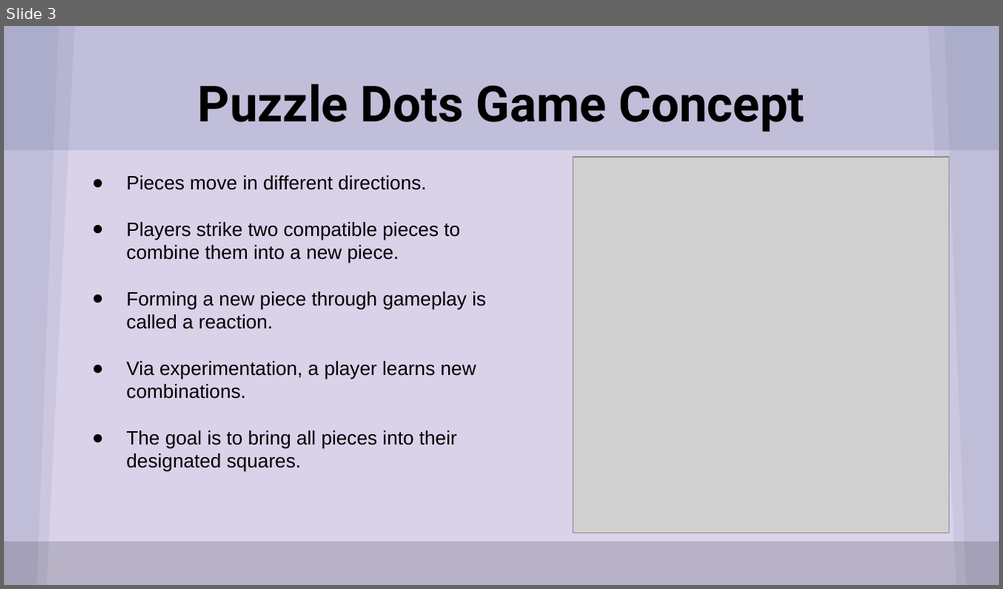
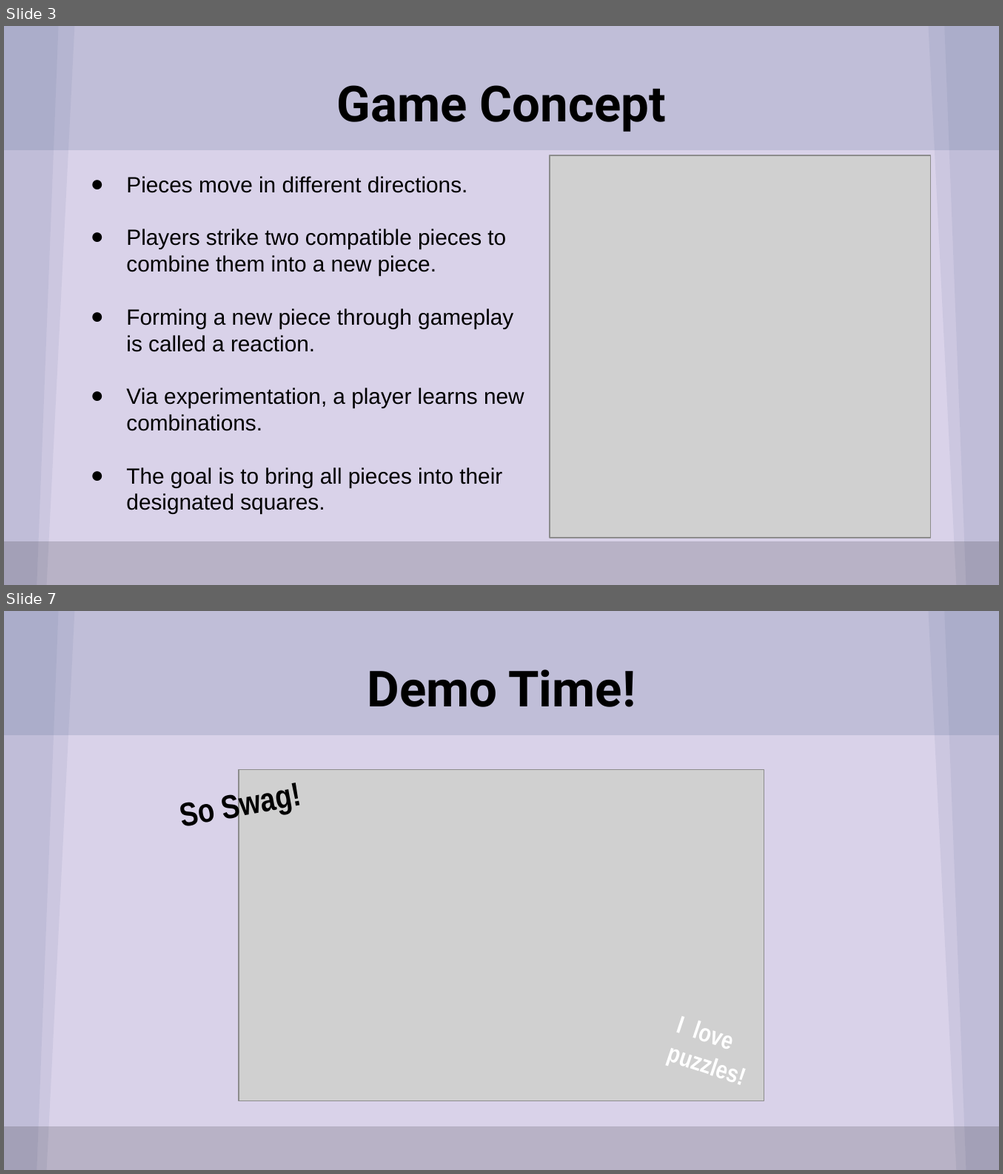
Before and after one commit to JeffreyBPetersen/Llama-Food-Puzzle-Game, a slide deck: docs/CS115 Final Presentation.pptx. Shown one above the other, each under a label of ours: slide 3 before the commit, slides 3 and 7 after it; the slides between them are not shown. The pictures are 1003x589 and 1003x1174 pixels, drawn with LibreOffice and Linux fonts; fonts in the diff are those of the drawing; grey boxes stand for pictures. Boxes give left, top, right and bottom in pixels: in the first picture for what was removed or moved away, otherwise in the second. Text is boxed around its words. In the diff, an @@ line names an element or a change of style, - is before the commit and + after.

```diff
--- a/docs/CS115 Final Presentation.pptx
+++ b/docs/CS115 Final Presentation.pptx
@@ slide 7 added at [4, 611, 999, 1170], background #D9D2E9; not listed: 6 template elements that a slide beside it also shows @@
@@ title added at [367, 669, 635, 707], 36 pt, text #000000, bold @@
+Demo Time!
@@ text added at [165, 757, 338, 840], 24 pt, text #000000, bold @@
+So Swag!
@@ picture added at [239, 769, 764, 1100] @@
@@ text added at [675, 1022, 680, 1033], 18 pt, text #FFFFFF, bold @@
+I love puzzles!
@@ slide 3 changed as well @@
@@ title at [337, 85, 666, 132]: text changed @@
-Puzzle Dots Game Concept
+Game Concept
@@ picture: place and size @@
-picture at [573, 157, 949, 533]
+picture at [549, 156, 930, 538]
@@ text "Pieces move in different directions." at [126, 176, 524, 514]: size 14 to 16 pt; indent changed @@
```
Also in this commit, not shown: 2 other slides changed, 3 other slides added, 1 slide removed, 3 other files.
